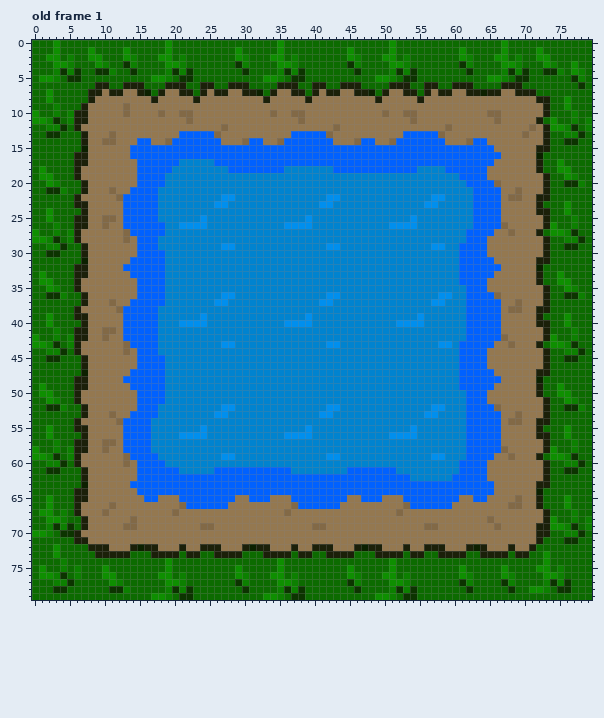
One commit to this pixel-art file: Mage's World/Sprites/TileSet/Scenary/world/Grass&Lake2.ase. Above: the version before the commit.
80x80 pixels, 2 frames. Shown: old frame 1. The commit also changed other frames, which this record leaves out.
Once edited:
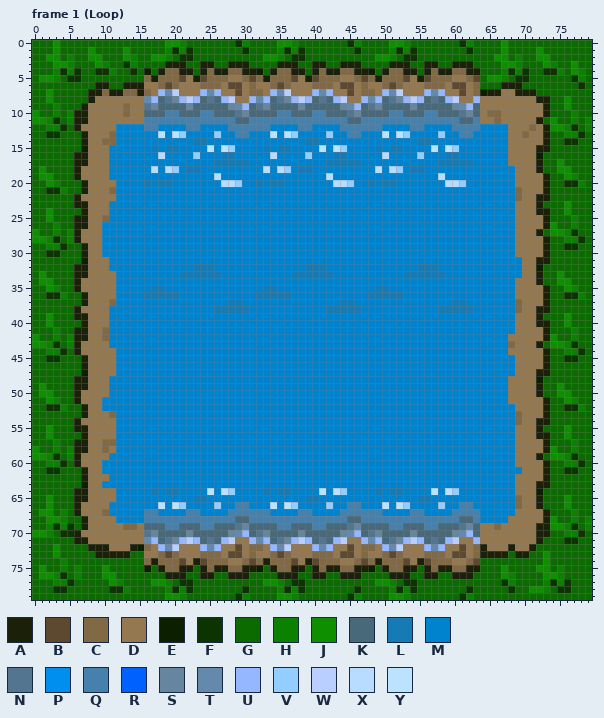
Palette (. is transparent): A #1b2009  B #5c4930  C #826946  D #947850  E #0c2000  F #0c3400  G #0c6b00  H #0c8000  J #0e8f00  K #47697a  L #167bb4  M #0083cf  N #53758f  P #008fee  Q #4681ae  R #0061ff  S #66859e  T #6389ad  U #94b7ff  V #94cdff  W #b8cfff  X #b8dcff  Y #bbe2ff
A new or re-ordered frame is compared with the old frame closest to it.
From old to new:
frames 2 -> 8
Changed rows in their new state; - is an unchanged pixel.
Frame 1 (Loop) is new; against old frame 1:
first column x 10:
 0 ----------JH-------FH-----JH-------FH-----JH-------FH-------
 1 ---------HFHF------GF----HFHF------GF----HFHF------GF-------
 2 -------J-H-FF------GG--J-H-FF------GG--J-H-FF------GG-------
 3 ---------AAA--AA--AAA----AAA--AA--AAA----AAA--AA--AAA-------
 4 ------E-ACCAA-ACAACCAAE-ACCAA-ACAACCAAE-ACCAA-ACAACCAA------
 5 ------CACCCBDABCCCDDCBCACCCBDABCCCDDCBCACCCBDABCCCDDCB------
 6 ------DDCBCDDDCCCDBBDCDDCBCDDDCCCDBBDCDDCBCDDDCCCDBBDC------
 7 C--CC-CDUTWDDDUTUD-BDCCDUTWDDDUTUD-BDCCDUTWDDDUTUD-BDC------
 8 ------TUKNSUWUKNKUW--UTUKNSUWUKNKUW--UTUKNSUWUKNKUW--U------
 9 ------NSKKKKSKKKKKSTUKNSKKKKSKKKKKSTUKNSKKKKSKKKKKSTUK------
10 ------KKKQQKKKQQKKKNSKKKKQQKKKQQKKKNSKKKKQQKKKQQKKKNSK------
11 ------QQQQQQQQQQQQQKKQQQQQQQQQQQQQQKKQQQQQQQQQQQQQQKKQ------
12 --MMMMQQMMMMQQMMMMQQQQQQMMMMQQMMMMQQQQQQMMMMQQMMMMQQQQMMMM--
13 --MMMMMMYMYVMMMMVMMQQMMMYMYVMMMMVMMQQMMMYMYVMMMMVMMQQMMMMM--
14 --MMMMMMMMMMMLLMMMMMMMMMMMMMMLLMMMMMMMMMMMMMMLLMMMMMMMMMMM--
15 -MMMMMMLMLLMMMMYMYVMMMMLMLLMMMMYMYVMMMMLMLLMMMMYMYVMMMMMMM--
16 -MMMMMMMXMMMMVMMMLLMMMMMXMMMMVMMMLLMMMMMXMMMMVMMMLLMMMMMMM--
17 -MMMMMMMMMM-----LLLLLMMMMMMMMMMMLLLLLMMMMMMMMMMMLLLLLMMMMM--
18 -MMMMMMXMXV-LL----MMMMMXMXV-LL---MMMMMMXMXVMLL---MMMMMMMMMM-
19 -MMMMMMMM-------X---------------X---------------X--MMMMMMMM-
20 --MMMMLMLL-------XXV--L-LL-------XXV--L-LL-------XXVMMMMMMM-
21 --MMMMMM---------------------------------------------MMMMMM-
22 --MMMMMM---------MM-------------MM-------------MM----MMMMMM-
23 -MMMMMMM--------MM-------------MM-------------MM-----MMMMMM-
24 -MMMMMMM---------------------------------------------MMMMMM-
25 -MMMMMMM------M--------------M--------------M--------MMMMMM-
26 MMMMMMMMM--MMMM-----------MMMM-----------MMMM--------MMMMMM-
27 MMMMMMMMM-------------------------------------------MMMMMMM-
28 MMMMMMMM--------------------------------------------MMMMMMM-
29 MMMMMMMM---------MM-------------MM-------------MM--MMMMMMMM-
30 MMMMMMMMM------------------------------------------MMMMMMMM-
31 -MMMMMMMM------------------------------------------MMMMMMMMM
32 -MMMMMMMM----LLL-------------LLL-------------LLL---MMMMMMMMM
33 --MMMMMMM--LLLLLL----------LLLLLL----------LLLLLL--MMMMMMMMM
34 --MMMMMMM------------------------------------------MMMMMMMM-
35 --MMMMMLL--------------LL--------------LL-----------MMMMMMM-
36 --MMMMLLLLL------MM---LLLLL-----MM----LLLLL-----MM--MMMMMMM-
37 --MMMMMMM-------MMLL-----------MM-LL-----------MM-LLMMMMMMM-
38 -MMMMMMM--------LLLLL-----------LLLLL-----------LLLLLMMMMMM-
39 -MMMMMMM------M--------------M---------------M------MMMMMMM-
40 -MMMMMMM---MMMM-----------MMMM------------MMMM------MMMMMMM-
41 -MMMMMMM--------------------------------------------MMMMMMM-
42 -MMMMMMM--------------------------------------------MMMMMM--
43 -MMMMMMM---------MM-------------MM--------------MM-MMMMMMM--
44 --MMMMMM-------------------------------------------MMMMMMM--
45 --MMMMMMM------------------------------------------MMMMMMMM-
46 --MMMMMMM------------------------------------------MMMMMMMM-
47 --MMMMMMM------------------------------------------MMMMMMMM-
48 -MMMMMMMM------------------------------------------MMMMMMM--
49 -MMMMMMMM------------------------------------------MMMMMMM--
50 -MMMMMMMM-------------------------------------------MMMMMM--
51 MMMMMMMMM-------------------------------------------MMMMMM--
52 MMMMMMMM---------MM-------------MM-------------MM---MMMMMMM-
53 --MMMMMM--------MM-------------MM-------------MM----MMMMMMM-
54 --MMMMM---------------------------------------------MMMMMMM-
55 --MMMMM-------M--------------M--------------M-------MMMMMMM-
56 --MMMMM----MMMM-----------MMMM-----------MMMM-------MMMMMMM-
57 --MMMMM---------------------------------------------MMMMMMM-
58 --MMMMM---------------------------------------------MMMMMMM-
59 -MMMMMMM---------MM-------------MM-------------MM---MMMMMMM-
60 MMMMMMMMM------------------------------------------MMMMMMMM-
61 MMMMMMMMMMM-----MMMMMMMMMMM--------MMMMMMM---------MMMMMMMMM
62 -MMMMMMMMMMMMMMMMMMMMMMMMMMMMMMMMMMMMMMMMMMM------MMMMMMMMM-
63 MMMMMMMMMMMMMMMMMMMMMMMMMMMMMMMMMMMMMMMMMMMMMMMMMMMMMMMMMMM-
64 --MMMMMLMLLMMMMYMYVMMMMLMLLMMMMYMYVMMMMLMLLMMMMYMYVMMMMMMMM-
65 --MMMMMMMMMMMLLMMMMMMMMMMMMMMLLMMMMMMMMMMMMMMLLMMMMMMMMMMMM-
66 -MMMMMMMYMYVMMMMVMMQQMMMYMYVMMMMVMMQQMMMYMYVMMMMVMMQQMMMMMM-
67 -MMMMMQQMMMMQQMMMMQQQQQQMMMMQQMMMMQQQQQQMMMMQQMMMMQQQQMMMMM-
68 --MMMMQQQQQQQQQQQQQKKQQQQQQQQQQQQQQKKQQQQQQQQQQQQQQKKQMMMM--
69 ------KKKQQKKKQQKKKNSKKKKQQKKKQQKKKNSKKKKQQKKKQQKKKNSK------
70 ------NSKKKKSKKKKKSTUKNSKKKKSKKKKKSTUKNSKKKKSKKKKKSTUK------
71 ------TUKNSUWUKNKUW--UTUKNSUWUKNKUW--UTUKNSUWUKNKUW--U------
72 ------CDUTWD--UTU--BDCCDUTWD--UTU--BDCCDUTWD--UTU--BDC------
73 ------DDCBCDDDCCCDBBDCDDCBCDDDCCCDBBDCDDCBCDDDCCCDBBDC------
74 ------CACCCBDABCCCDDCBCACCCBDABCCCDDCBCACCCBDABCCCDDCB------
75 ------E-ACCAA-ACAACCAAE-ACCAA-ACAACCAAE-ACCAA-ACAACCAA------
76 --------GAAA--AA--AAA---GAAA--AA--AAA---GAAA--AA--AAA-------
77 -------JJHGFF------GG--JJHGFF------GG--JJHGFF------GG-------
79 -------GGJJHG------FH--GGJJHG------FH--GGJJHG------FH-------
Boxes around the changes in both pictures, in picture pixels (x1, y1, x2, y2):
changed: (102, 40, 522, 600)
